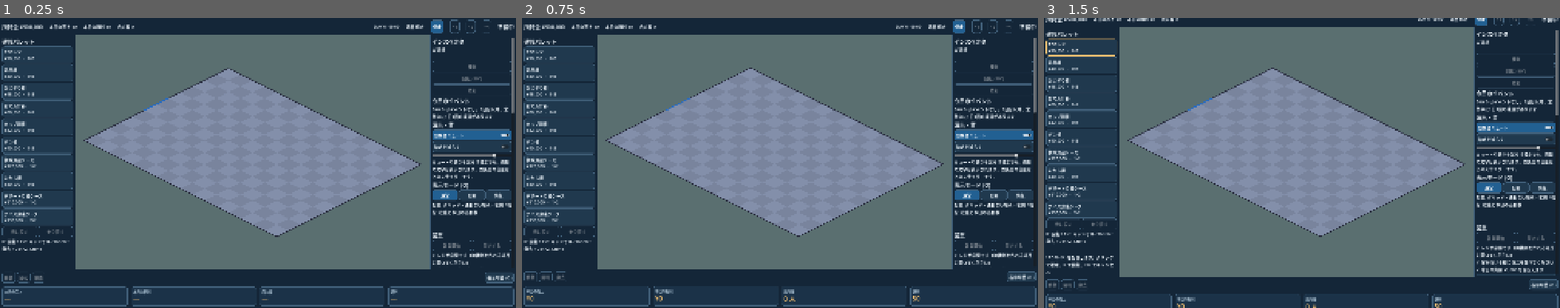
Above: before the commit, frames 1-3 (left to right).
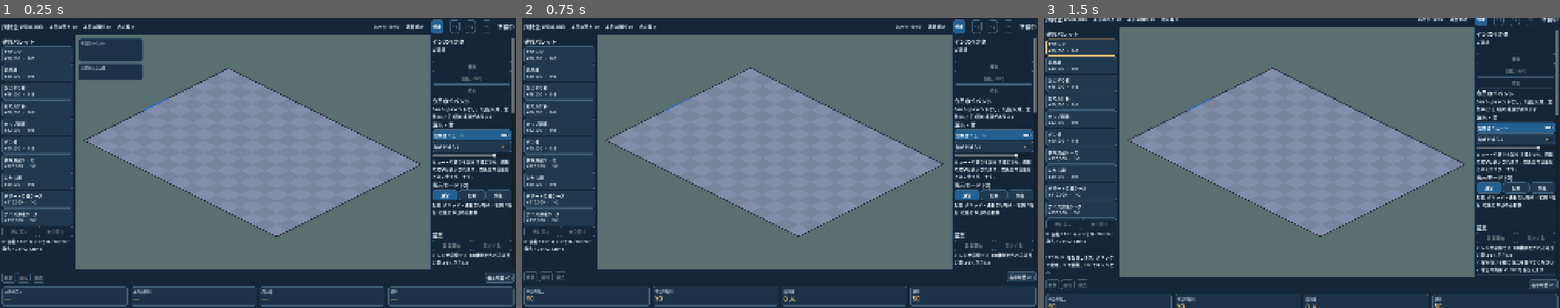
Above: after the commit, the same moments.

Repository: yn217/Convenience_store_Sim
Game: Godot game, scene res://scenes/main/Main.tscn
Same seed, same stepped clock (60 frames per second), same inputs: the game is played once before the commit and once after it.
Inputs:
- Up to frame 1 (0.25 s): no input
- Up to frame 2 (0.75 s): click "停止" at 0.5 s
- Up to frame 3 (1.5 s): click "POSレジ ¥90,000 ・ 1×2" at 1.25 s

The runs differ from the first frame. In frame 1, 1.7% of the frame differs, in the area x 15-28%, y 6-22%; in frame 2, nothing differs; in frame 3, nothing differs.

Commit message:
Add floating event and low-stock cards over the store view
FloatCards (scripts/presentation/float_cards.gd) shows today's gameplay event
and up to 3 low-stock shelf slots (ratio <= 0.25) anchored top-left of the
store viewport. Fed from GameHud.apply_snapshot; added under Main.

Co-Authored-By: Claude Haiku <noreply@anthropic.com>

Diff:
--- /dev/null
+++ b/scripts/presentation/float_cards.gd
@@ -0,0 +1,136 @@
+class_name FloatCards
+extends Control
+## Floating cards over the store view (mockup: store-overlay cards). Two cards anchored to the
+## top-left of the store viewport: today's gameplay event, and a low-stock shelf alert.
+## Display only; fed by GameHud.apply_snapshot. The container ignores mouse input so the store
+## stays clickable; only the cards themselves block it.
+
+const FIXTURES_PATH := "res://data/fixtures/mvp_v1.json"
+const LOW_RATIO := 0.25
+const MAX_LOW_STOCK_ROWS := 3
+const CARD_WIDTH := 240
+const MARGIN := 12
+const EVENT_HIDDEN_STATUS := ["none", "undrawn", "no_data"]
+
+var _store: Control
+var _stack: VBoxContainer
+var _event_card: PanelContainer
+var _event_name: Label
+var _event_remaining: Label
+var _stock_card: PanelContainer
+var _stock_rows: Label
+var _catalog: FixtureCatalog
+
+
+func _ready() -> void:
+	name = "FloatCards"
+	mouse_filter = Control.MOUSE_FILTER_IGNORE
+	_stack = VBoxContainer.new()
+	_stack.mouse_filter = Control.MOUSE_FILTER_IGNORE
+	_stack.add_theme_constant_override("separation", 8)
+	_stack.custom_minimum_size.x = CARD_WIDTH
+	add_child(_stack)
+
+	_event_card = _make_card("今日のイベント")
+	_event_name = _add_body(_event_card)
+	_event_remaining = _add_body(_event_card)
+	_event_remaining.theme_type_variation = &"CardTitle"
+
+	_stock_card = _make_card("在庫が少ない棚")
+	_stock_rows = _add_body(_stock_card)
+
+
+func setup(store: Control) -> void:
+	_store = store
+	set_anchors_and_offsets_preset(Control.PRESET_FULL_RECT)
+
+
+func _process(_delta: float) -> void:
+	_follow_store()
+
+
+func apply_snapshot(s: Dictionary) -> void:
+	var event_view: Dictionary = s.get("gameplay_event", {"status": "no_data"})
+	var ev := event_card(event_view, int(s.get("time_sec", 0)))
+	_event_card.visible = ev["visible"]
+	if ev["visible"]:
+		_event_name.text = ev["name"]
+		_event_remaining.text = ev["remaining"]
+		_event_remaining.visible = not String(ev["remaining"]).is_empty()
+
+	if _catalog == null:
+		_catalog = FixtureCatalog.from_json_text(FileAccess.get_file_as_string(FIXTURES_PATH))
+	var rows := low_stock_rows(s.get("fixtures", []), s.get("shelf_stock", {}), _catalog)
+	_stock_card.visible = not rows.is_empty()
+	_stock_rows.text = "\n".join(rows)
+
+
+## Pure: visibility, title and remaining-time text for the event card.
+static func event_card(view: Dictionary, time_sec: int) -> Dictionary:
+	var status := String(view.get("status", "no_data"))
+	if status in EVENT_HIDDEN_STATUS or not view.has("name_ja"):
+		return {"visible": false, "name": "", "remaining": ""}
+	var name_text := "%s: %s" % [EventText.STATUS_JA.get(status, status), view["name_ja"]]
+	var remaining := ""
+	if status == "scheduled":
+		remaining = "開始まで %s" % EventText.clock(maxi(int(view["start_sec"]) - time_sec, 0))
+	elif status == "active":
+		remaining = "終了まで %s" % EventText.clock(maxi(int(view["end_sec"]) - time_sec, 0))
+	return {"visible": true, "name": name_text, "remaining": remaining}
+
+
+## Pure: up to `limit` lines for shelf slots whose stock ratio is at or below LOW_RATIO.
+## `fixtures` is the snapshot's placed-fixture list, `shelf_stock` maps instance -> slot -> units.
+static func low_stock_rows(fixtures: Array, shelf_stock: Dictionary, catalog: FixtureCatalog, limit: int = MAX_LOW_STOCK_ROWS) -> Array[String]:
+	var out: Array[String] = []
+	if catalog == null:
+		return out
+	for inst in fixtures:
+		if out.size() >= limit:
+			break
+		var def: Dictionary = catalog.get_type(String(inst["type_id"]))
+		if def.is_empty():
+			continue
+		var per_slot: Dictionary = shelf_stock.get(String(inst["instance_id"]), {})
+		var slots: Array = def.get("shelf_slots", [])
+		for i in slots.size():
+			if out.size() >= limit:
+				break
+			var slot: Dictionary = slots[i]
+			var cap := int(slot.get("capacity_units", 0))
+			if cap <= 0:
+				continue
+			var qty := int(per_slot.get(String(slot["slot_id"]), 0))
+			if float(qty) / float(cap) <= LOW_RATIO:
+				out.append("%s %d段: 残 %d / %d" % [def.get("display_name", ""), i + 1, qty, cap])
+	return out
+
+
+func _make_card(title: String) -> PanelContainer:
+	var card := PanelContainer.new()
+	card.theme_type_variation = &"Card"
+	card.mouse_filter = Control.MOUSE_FILTER_STOP
+	card.custom_minimum_size.x = CARD_WIDTH
+	var box := VBoxContainer.new()
+	box.add_theme_constant_override("separation", 4)
+	card.add_child(box)
+	var head := Label.new()
+	head.text = title
+	head.theme_type_variation = &"CardTitle"
+	box.add_child(head)
+	_stack.add_child(card)
+	return card
+
+
+func _add_body(card: PanelContainer) -> Label:
+	var label := Label.new()
+	label.autowrap_mode = TextServer.AUTOWRAP_WORD_SMART
+	card.get_child(0).add_child(label)
+	return label
+
+
+func _follow_store() -> void:
+	if _store == null or not is_instance_valid(_store):
+		return
+	var offset := _store.get_global_rect().position - get_global_rect().position
+	_stack.position = offset + Vector2(MARGIN, MARGIN)
--- a/scripts/presentation/game_hud.gd
+++ b/scripts/presentation/game_hud.gd
@@ -58,6 +58,10 @@
 	var metrics := get_node_or_null("../MetricBar")
 	if metrics != null:
 		metrics.apply_snapshot(s)
+	# FloatCards is a child of Main, one level above Layout (where this HUD lives).
+	var floats := get_node_or_null("../../FloatCards")
+	if floats != null:
+		floats.apply_snapshot(s)
 	_cash.text = "所持金 " + format_yen(int(s["cash_yen"]))
 	var today: Dictionary = s.get("today", {"revenue_yen": 0, "gross_profit_yen": 0})
 	_sales.text = "本日の売上 " + format_yen(int(today["revenue_yen"]))
--- a/scripts/presentation/main_layout.gd
+++ b/scripts/presentation/main_layout.gd
@@ -18,6 +18,9 @@
 	theme = UiTheme.build()
 	$Layout.add_child(CommandBar.new())
 	$Layout.add_child(MetricBar.new())
+	var floats := FloatCards.new()
+	add_child(floats)
+	floats.setup(_store)
 	$Layout/TopHUD.custom_minimum_size.y = UiTheme.HUD_HEIGHT
 	_palette.custom_minimum_size.x = UiTheme.PALETTE_WIDTH
 	_inspector.custom_minimum_size.x = UiTheme.INSPECTOR_WIDTH
